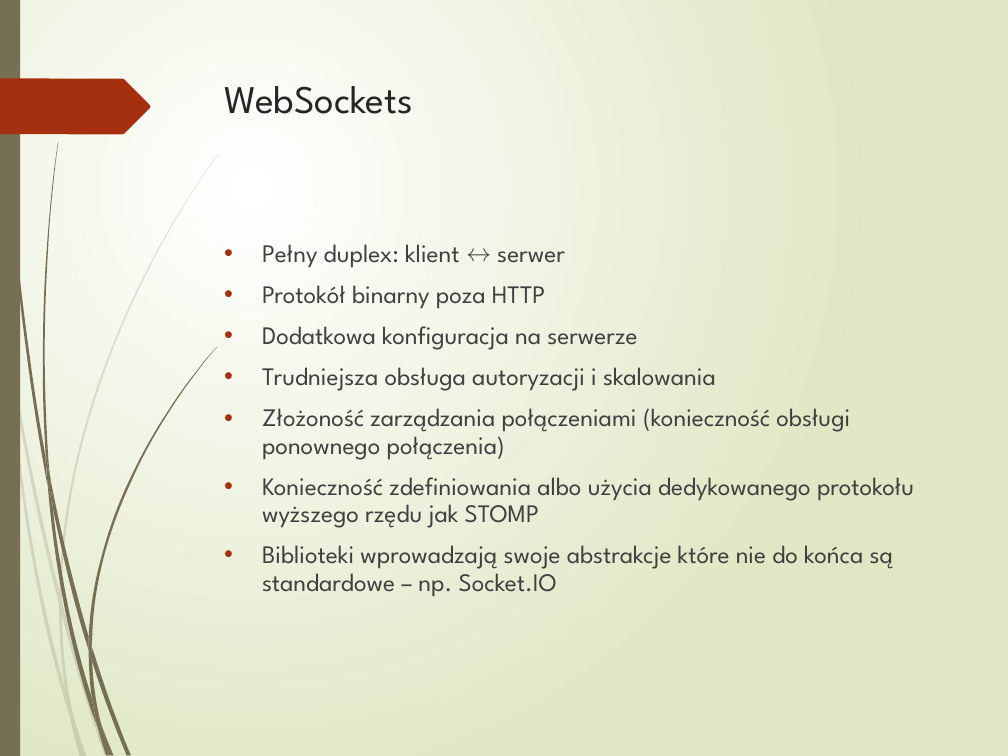
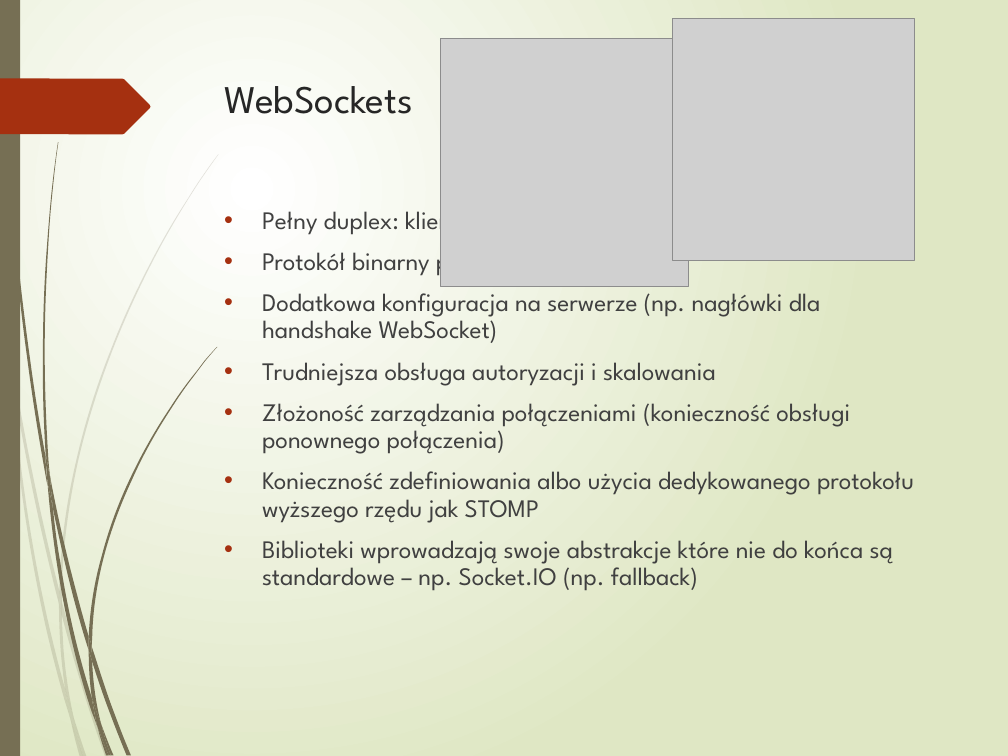
Before and after one commit to ArturLew/PyConPL2025, a slide deck: slide 7 of Nie tylko websocket/Nie tylko WebSocket.pptx. Drawn at 1008x756 pixels with LibreOffice and Linux fonts; fonts in the diff are those of the drawing; grey boxes stand for pictures. Boxes give left, top, right and bottom in pixels: in the first picture for what was removed or moved away, otherwise in the second. Text is boxed around its words. In the diff, an @@ line names an element or a change of style, - is before the commit and + after.

```diff
--- a/Nie tylko websocket/Nie tylko WebSocket.pptx
+++ b/Nie tylko websocket/Nie tylko WebSocket.pptx
@@ picture added at <box>672,18,914,260</box> @@
@@ picture added at <box>440,39,688,287</box> @@
@@ text "Pełny duplex: klient ↔ serwer": place and size @@
-text "Pełny duplex: klient ↔ serwer" at <box>262,244,914,597</box>
+text "Pełny duplex: klient ↔ serwer" at <box>262,203,914,591</box>
@@ text at <box>262,286,821,343</box>: text changed @@
-• Dodatkowa konfiguracja na serwerze
+• Dodatkowa konfiguracja na serwerze (np. nagłówki dla handshake WebSocket)
@@ text at <box>262,540,894,591</box>: text changed @@
-• Biblioteki wprowadzają swoje abstrakcje które nie do końca są standardowe – np. Socket.IO
+• Biblioteki wprowadzają swoje abstrakcje które nie do końca są standardowe – np. Socket.IO (np. fallback)
```
Also in this commit, not shown: 22 other slides changed, 1 slide added, 1 slide removed, 19 other files.
